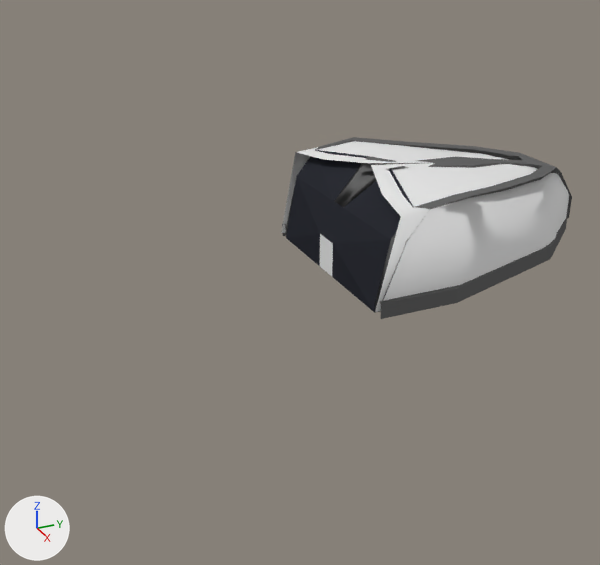
Two versions of the Blender file Trunk/Assets/Meshes/Spaceship.blend, one commit apart.
Both versions are drawn from a camera (50 mm lens) standing at (67.9, -41.4, 33.3) and looking at (1.3, -11.4, 0.0). Lighting does not change. The marker at lower left points along +X, +Y and +Z.

In view in the first picture: 'ShipStructure'.
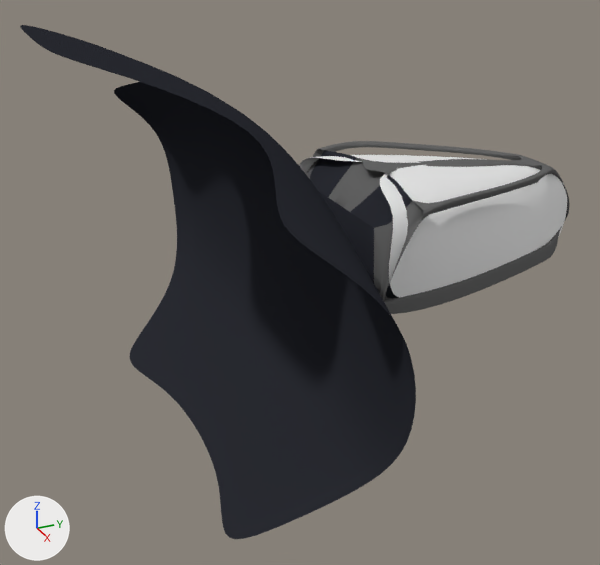
Where the change shows, as pixel boxes (x1, y1, x2, y2) in the pictures (600 x 565 px):
'ShipStructure', reshaped, modifiers changed (89% wider, 181% taller)
    before: (281, 137, 572, 319)
    after: (20, 25, 570, 539)
part 1 of me_plane, added (black)
    after: (20, 25, 416, 539)
part 2 of me_plane, built on
    before: (320, 234, 333, 276)
part 3 of me_plane, shading changed
    before: (286, 150, 414, 313)
    after: (310, 150, 412, 283)

What changed in the scene script:
```text
Change me_plane:
    used by ob_shipstructure; location = (0.0, 0.0, 0.0); scale = (5.0, 5.0, 1.0)
    remove me_plane.from_pydata(...)  # 179 vertices, 168 faces; spans x -2.2..2.2, y -1.66..4.41, z -0.18..10.53
    add me_plane.from_pydata(...)  # 288 vertices, 252 faces, 1 loose edge; spans x -5.24..5.73, y -6.72..4.41, z -14.05..24.35
    me_plane part 1: a new loose piece of 91 vertices spanning x -5.24..5.73, y -6.72..-2.31, z -14.05..24.35, in mat_shipwall (black #2c2e35)
    me_plane part 2
    2 faces are deleted
    8 vertices are added at x -0.25..0.25, y -1.59..-1.49, z 0.0..3.31
    5 new vertices lie (0.0, 0.11, 0.0) away from vertices in x -0.29..0.29, y -1.6, z 0.0..3.52
    5 new vertices lie (0.0, 0.1, 0.0) away from vertices in x -0.25..0.25, y -1.59, z 0.01..3.31
    1 loose edge is added
    12 new faces join them, mat_shipwall (black #2c2e35)
    2 new faces join them, mat_shipdoor (white #e7e7e7)
    me_plane part 3: 8 kept faces spanning x -2.0..2.0, y -1.6..-0.49, z 0.0..10.53 are now shaded smooth
Change ob_shipstructure:
    add _m = ob_shipstructure.modifiers.new('Subsurf', 'SUBSURF')
    add _m.levels = 0
```
